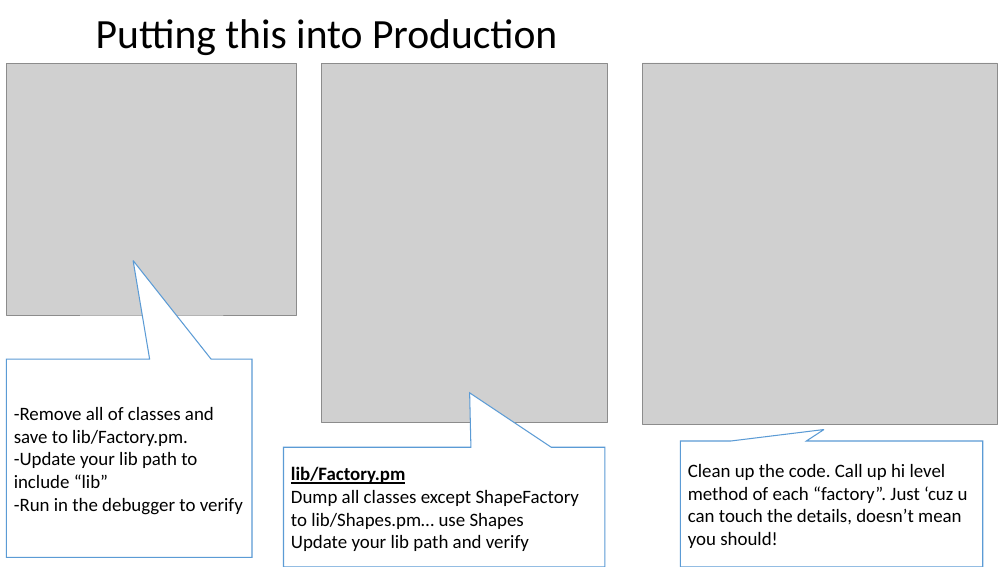
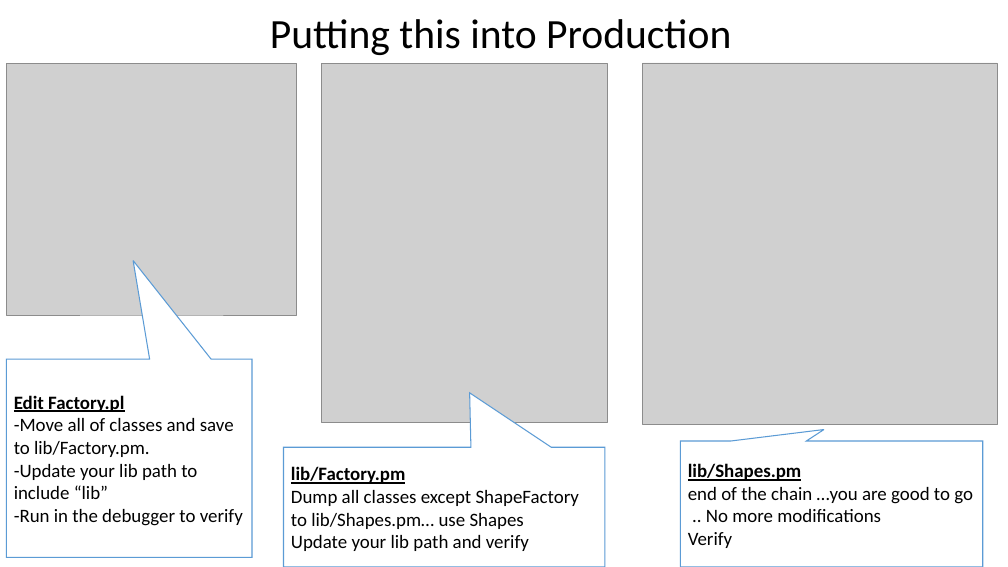
Before and after one commit to janman27929/OOP_perl, a slide deck: slide 10 of Factory/Factory.pptx. Drawn at 1008x567 pixels with LibreOffice and Linux fonts; fonts in the diff are those of the drawing; grey boxes stand for pictures. Boxes give left, top, right and bottom in pixels: in the first picture for what was removed or moved away, otherwise in the second. Text is boxed around its words. In the diff, an @@ line names an element or a change of style, - is before the commit and + after.

```diff
--- a/Factory/Factory.pptx
+++ b/Factory/Factory.pptx
@@ title "Putting this into Production" at bbox=[270, 19, 731, 55]: alignment left to centre @@
@@ text in speech box at bbox=[14, 395, 234, 457]: text changed @@
--Remove all of classes and save to lib/Factory.pm.
+Edit Factory.pl
+-Move all of classes and save to lib/Factory.pm.
@@ text in speech box at bbox=[688, 463, 973, 548]: text changed @@
-Clean up the code. Call up hi level method of each “factory”. Just ‘cuz u can touch the details, doesn’t mean you should!
+lib/Shapes.pm
+end of the chain …you are good to go .. No more modifications
+Verify
```
Also in this commit, not shown: 2 other slides changed, 3 slides added.
